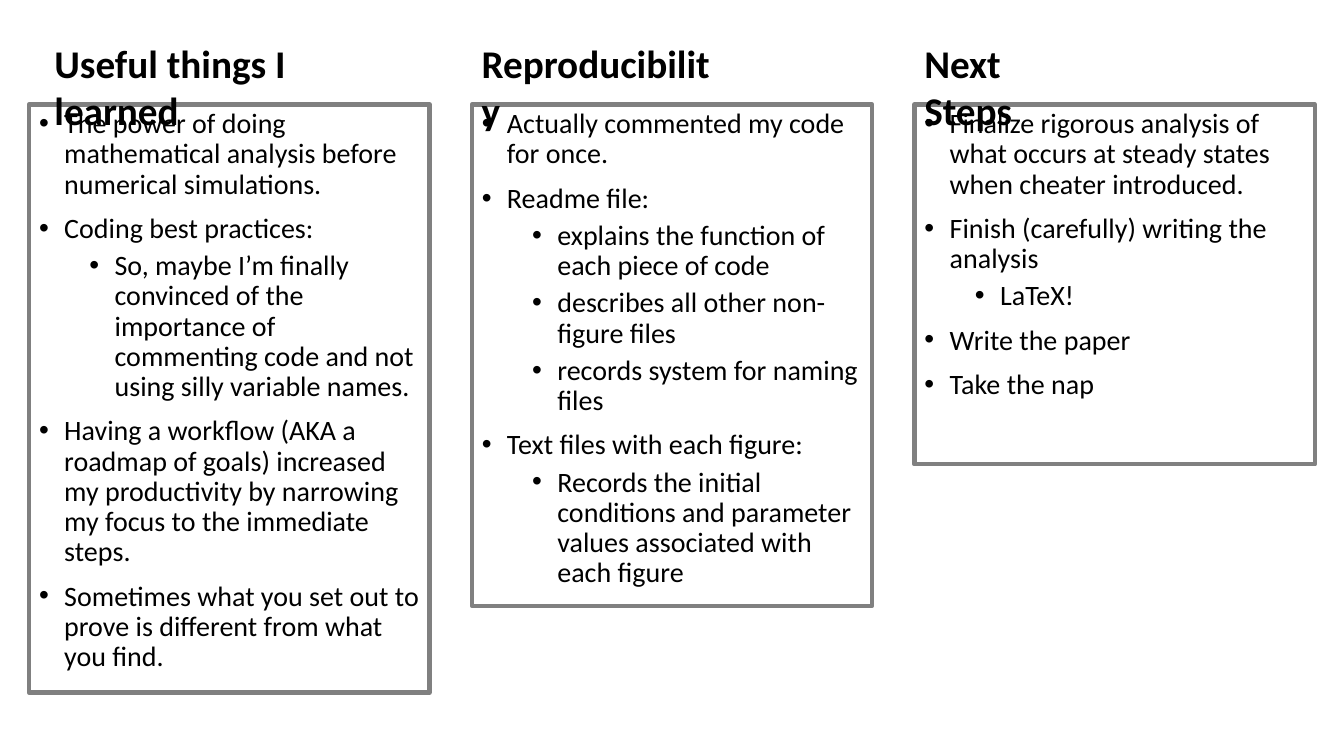
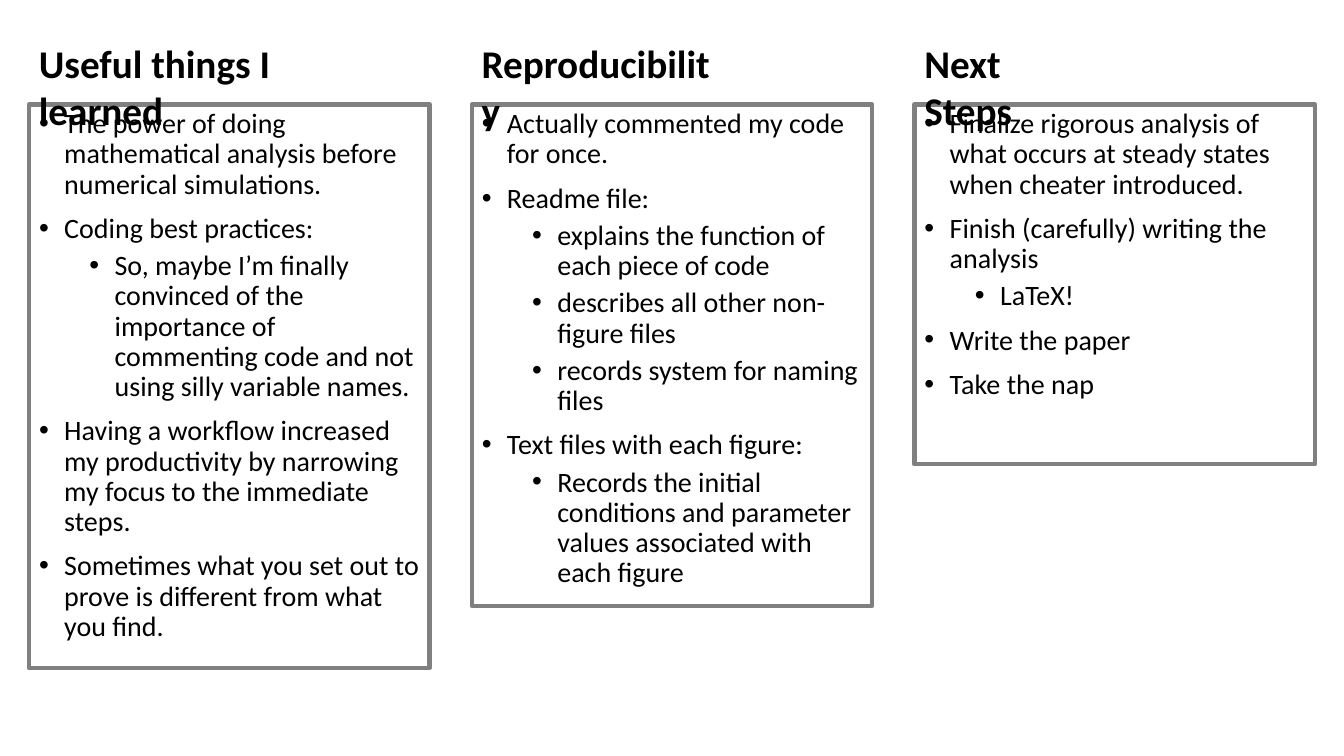
Before and after one commit to lynnbry/bacpo_git, a slide deck: slide 6 of Products/AW_fin.pptx. Drawn at 1344x756 pixels with LibreOffice and Linux fonts; fonts in the diff are those of the drawing. Boxes give left, top, right and bottom in pixels: in the first picture for what was removed or moved away, otherwise in the second. Text is boxed around its words. In the diff, an @@ line names an element or a change of style, - is before the commit and + after.

```diff
--- a/Products/AW_fin.pptx
+++ b/Products/AW_fin.pptx
@@ text "Useful things I learned" moved from (x1=54, y1=50, x2=285, y2=135) to (x1=39, y1=50, x2=270, y2=135) @@
@@ rectangle "The power of doing mathematical ..." resized from (x1=29, y1=105, x2=430, y2=694) to (x1=29, y1=105, x2=430, y2=668) @@
@@ text in rectangle at (x1=64, y1=420, x2=398, y2=536): text changed @@
-• Having a workflow (AKA a roadmap of goals) increased my productivity by narrowing my focus to the immediate steps.
+• Having a workflow increased my productivity by narrowing my focus to the immediate steps.
```
Also in this commit, not shown: 1 other file.
